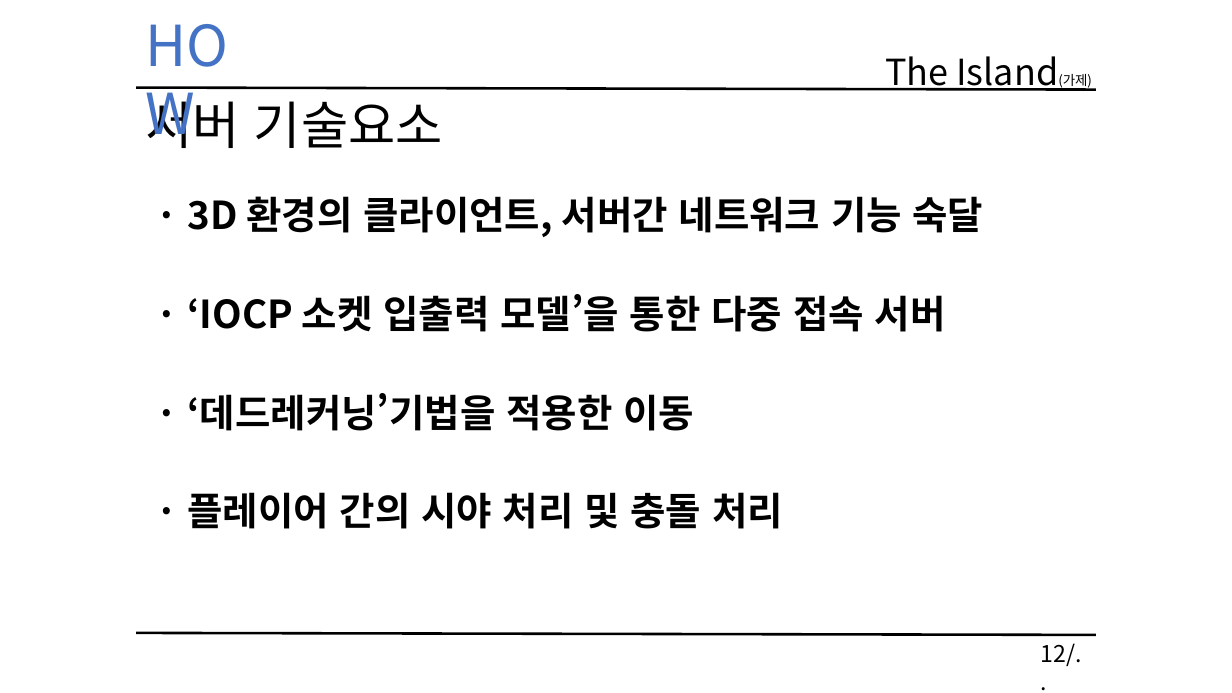
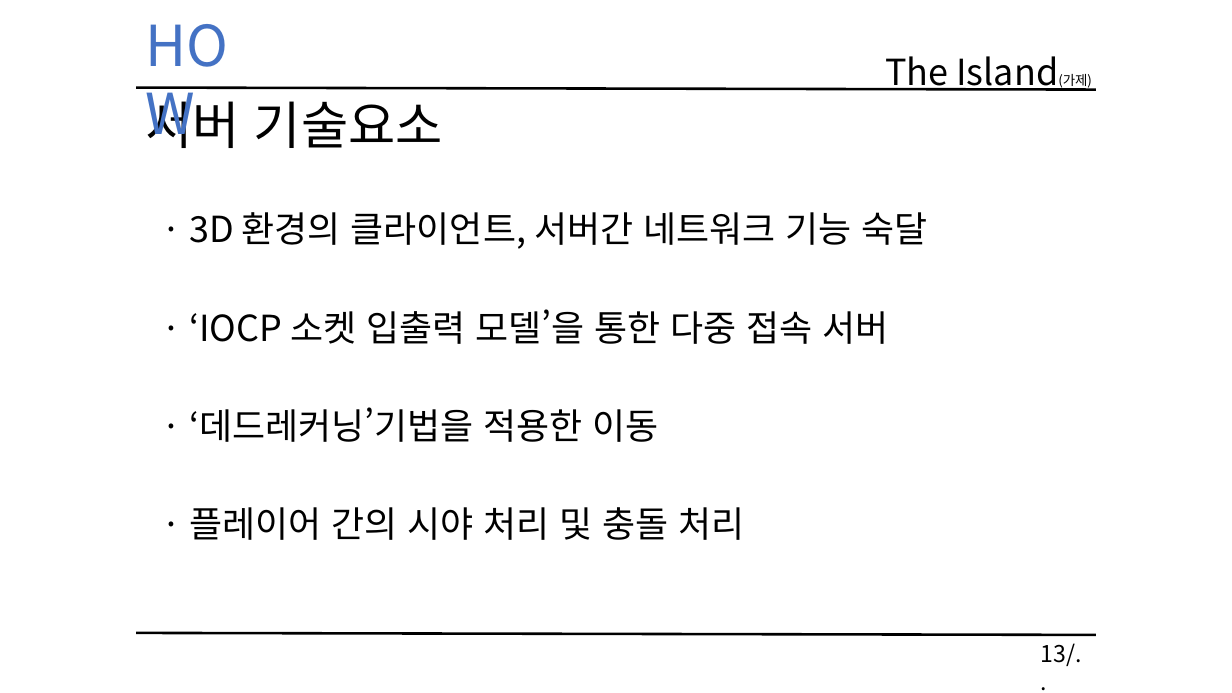
Before and after one commit to KimHaYoon/SickPerson, a slide deck: slide 13 of 문서/졸업작품 게임 기획서 초안.pptx (slide 12 before the commit). Drawn at 1232x693 pixels with LibreOffice and Linux fonts; fonts in the diff are those of the drawing. Boxes give left, top, right and bottom in pixels: in the first picture for what was removed or moved away, otherwise in the second. Text is boxed around its words. In the diff, an @@ line names an element or a change of style, - is before the commit and + after.

```diff
--- a/문서/졸업작품 게임 기획서 초안.pptx
+++ b/문서/졸업작품 게임 기획서 초안.pptx
@@ 4 texts: place and size @@
-4 texts at [187,196,984,529]
+4 texts at [189,212,927,540]
@@ size 30 to 28 pt, bold off in 4 elements at [189,212,927,249], [189,507,745,540], [189,407,658,442], [189,309,888,344] @@
@@ text at [1041,643,1082,666]: text changed @@
-12/..
+13/..
```
Also in this commit, not shown: 8 other slides changed, 5 slides added.
